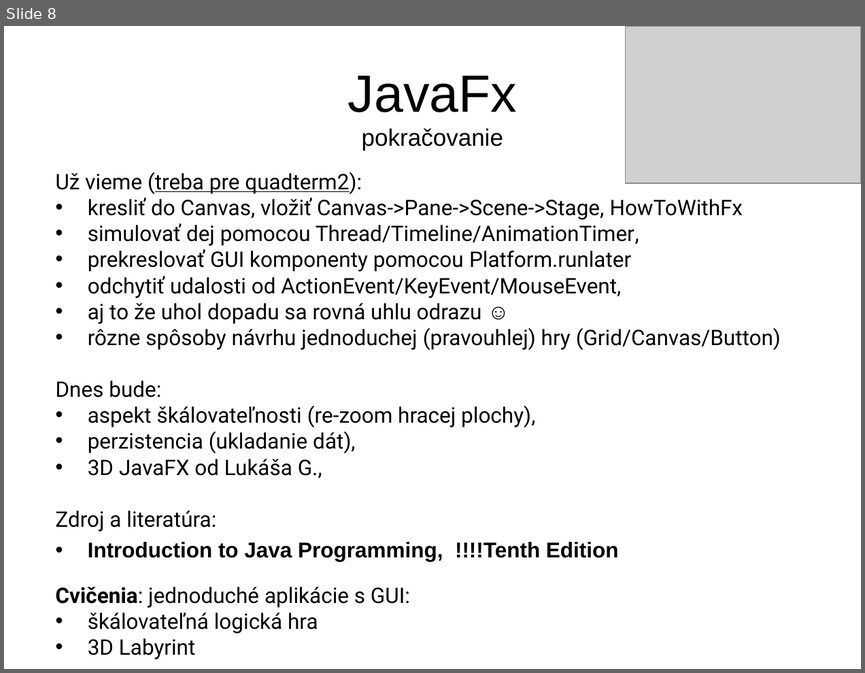
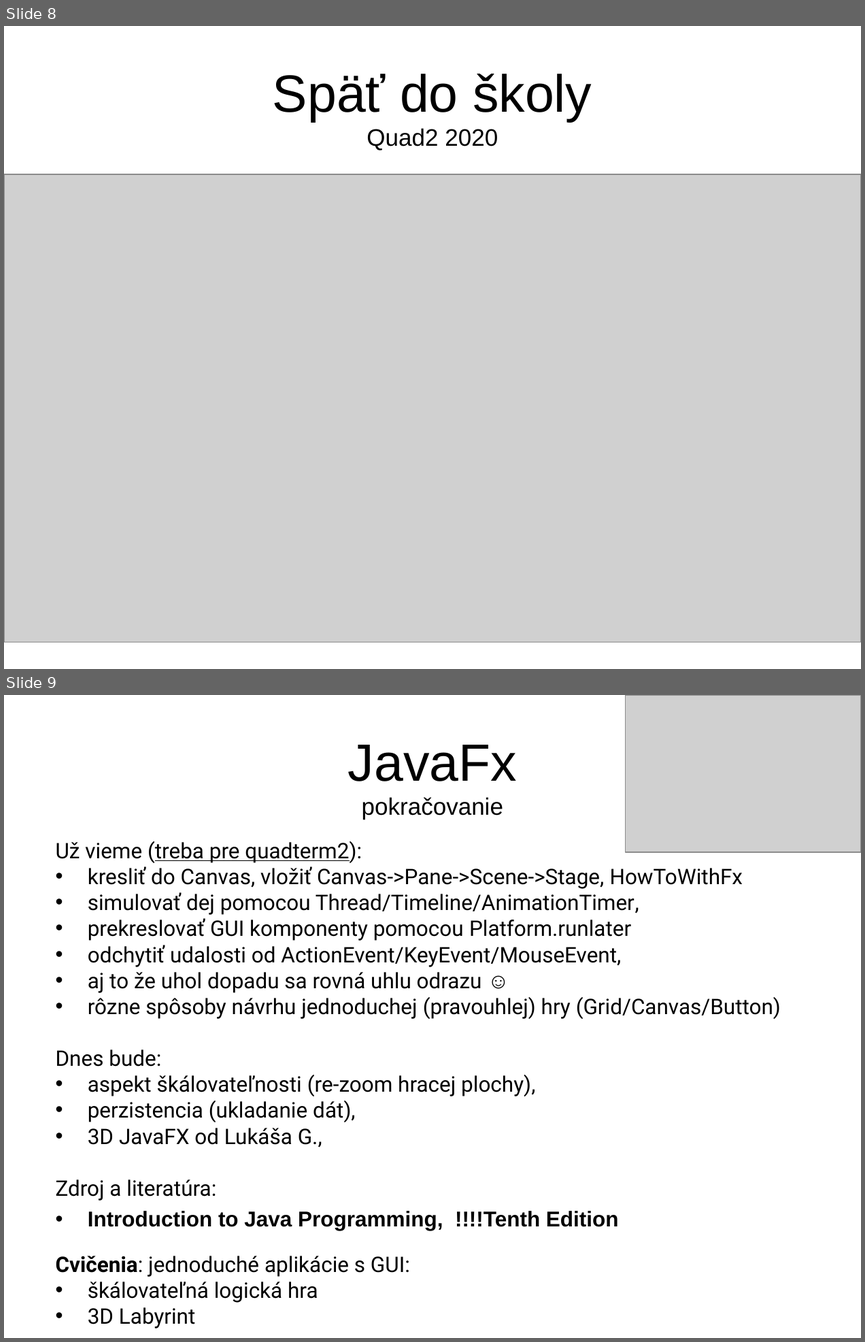
Before and after one commit to Programovanie4/Prednasky, a slide deck: 12/12_java.ppt. Shown one above the other, each under a label of ours: slide 8 before the commit, slides 8 and 9 after it. The pictures are 865x673 and 865x1342 pixels, drawn with LibreOffice and Linux fonts; fonts in the diff are those of the drawing; grey boxes stand for pictures. Boxes give left, top, right and bottom in pixels: in the first picture for what was removed or moved away, otherwise in the second. Text is boxed around its words. In the diff, an @@ line names an element or a change of style, - is before the commit and + after.

```diff
--- a/12/12_java.ppt
+++ b/12/12_java.ppt
@@ slide 8 added at (x1=4, y1=26, x2=861, y2=669), background #FFFFFF @@
@@ title added at (x1=273, y1=74, x2=592, y2=150), 44 pt, text #000000 @@
+Späť do školy
+Quad2 2020
@@ picture added at (x1=4, y1=174, x2=861, y2=642) @@
@@ what was slide 8 is now slide 9 @@
```
Also in this commit, not shown: 1 slide changed, 2 other files.
